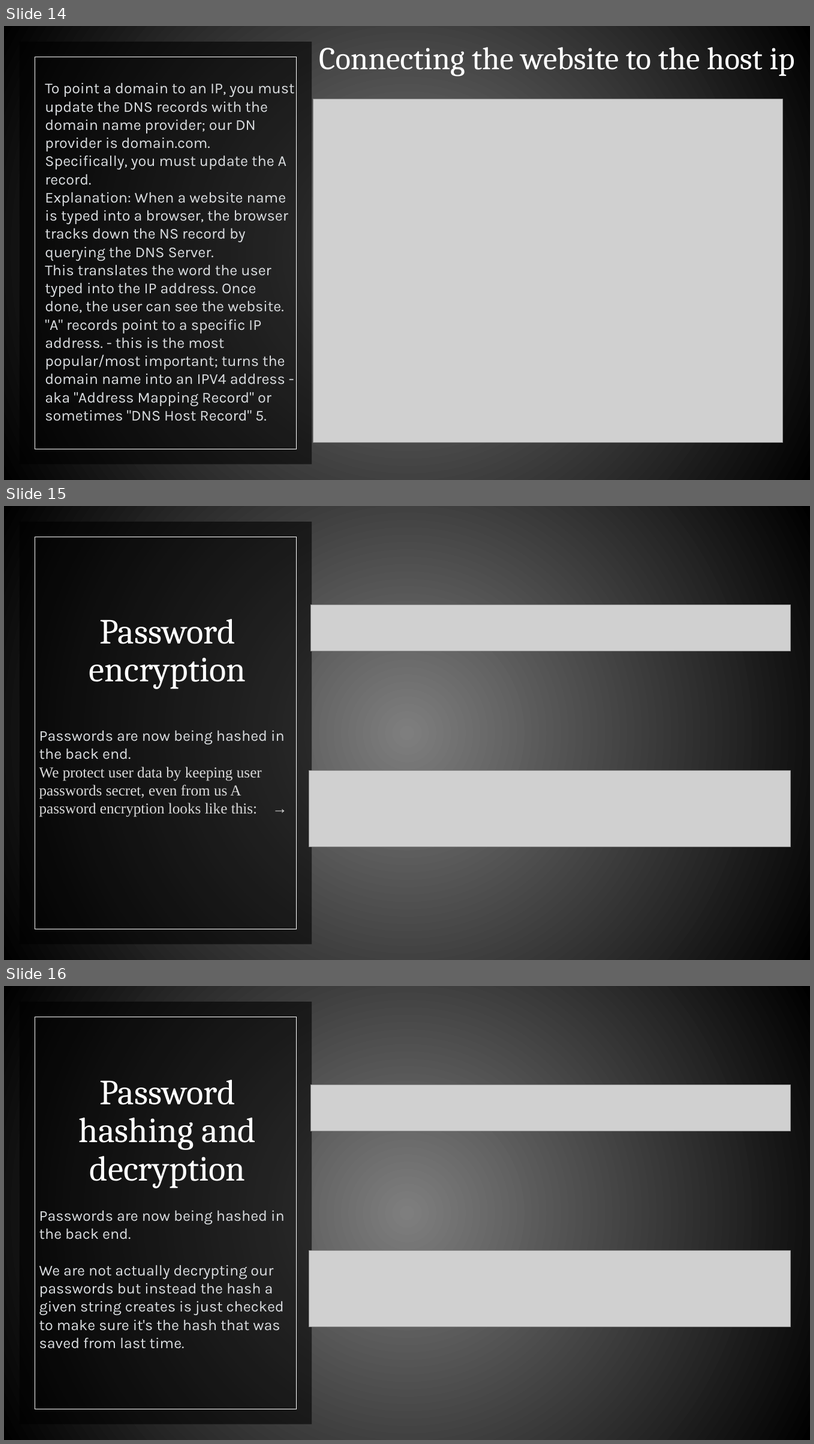
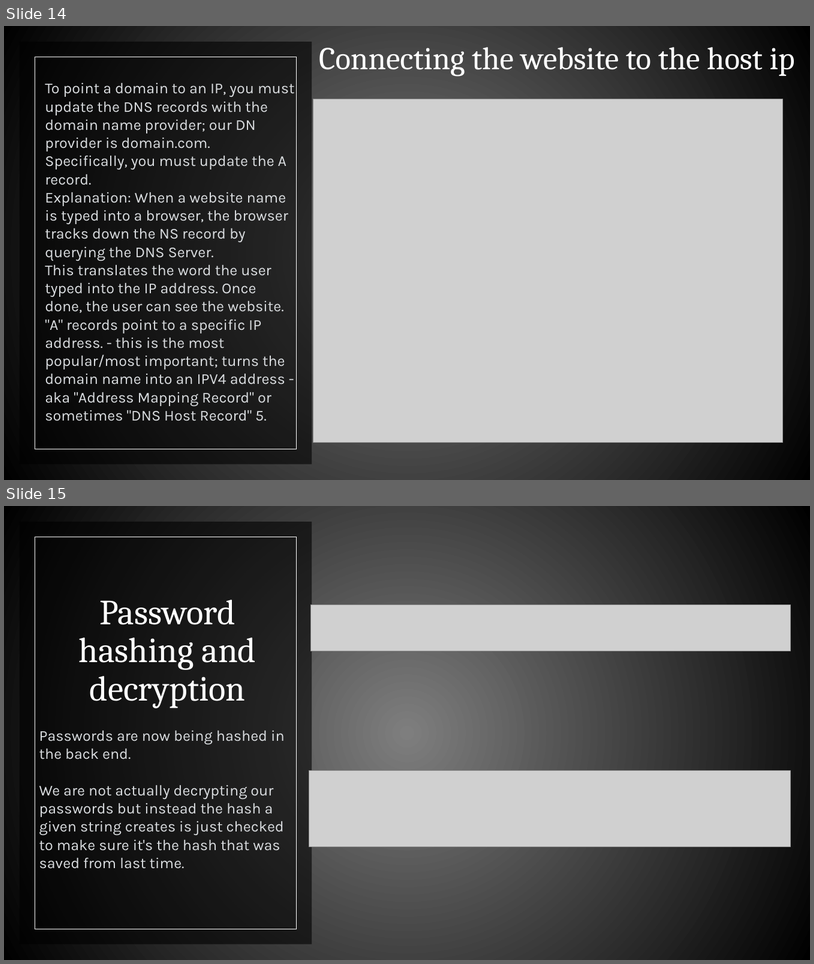
Before and after one commit to comment-anything/comment-anything.github.io, a slide deck: assets/pptx/presentation-week-12.pptx. Shown one above the other, each under a label of ours: slides 14, 15 and 16 before the commit, slides 14 and 15 after it. The pictures are 814x1444 and 814x964 pixels, drawn with LibreOffice and Linux fonts; fonts in the diff are those of the drawing; grey boxes stand for pictures. Boxes give left, top, right and bottom in pixels: in the first picture for what was removed or moved away, otherwise in the second. Text is boxed around its words. In the diff, an @@ line names an element or a change of style, - is before the commit and + after.

```diff
--- a/assets/pptx/presentation-week-12.pptx
+++ b/assets/pptx/presentation-week-12.pptx
@@ slide 15 removed at [4,506,810,960], background gradient #7F7F7F to #000000; not listed: 2 template elements that a slide beside it also shows @@
@@ rectangle removed at [4,506,810,960] @@
@@ rectangle removed at [20,522,312,944] @@
@@ rectangle removed at [35,537,297,929] @@
@@ picture removed at [311,604,791,651] @@
@@ title removed at [89,619,246,689] @@
-Password encryption
@@ text removed at [39,730,285,817] @@
-Passwords are now being hashed in the back end.
-We protect user data by keeping user passwords secret, even from us A password encryption looks like this: →
@@ picture removed at [309,771,791,847] @@
@@ what was slide 16 is now slide 15 @@
```
Also in this commit, not shown: 1 slide changed.
